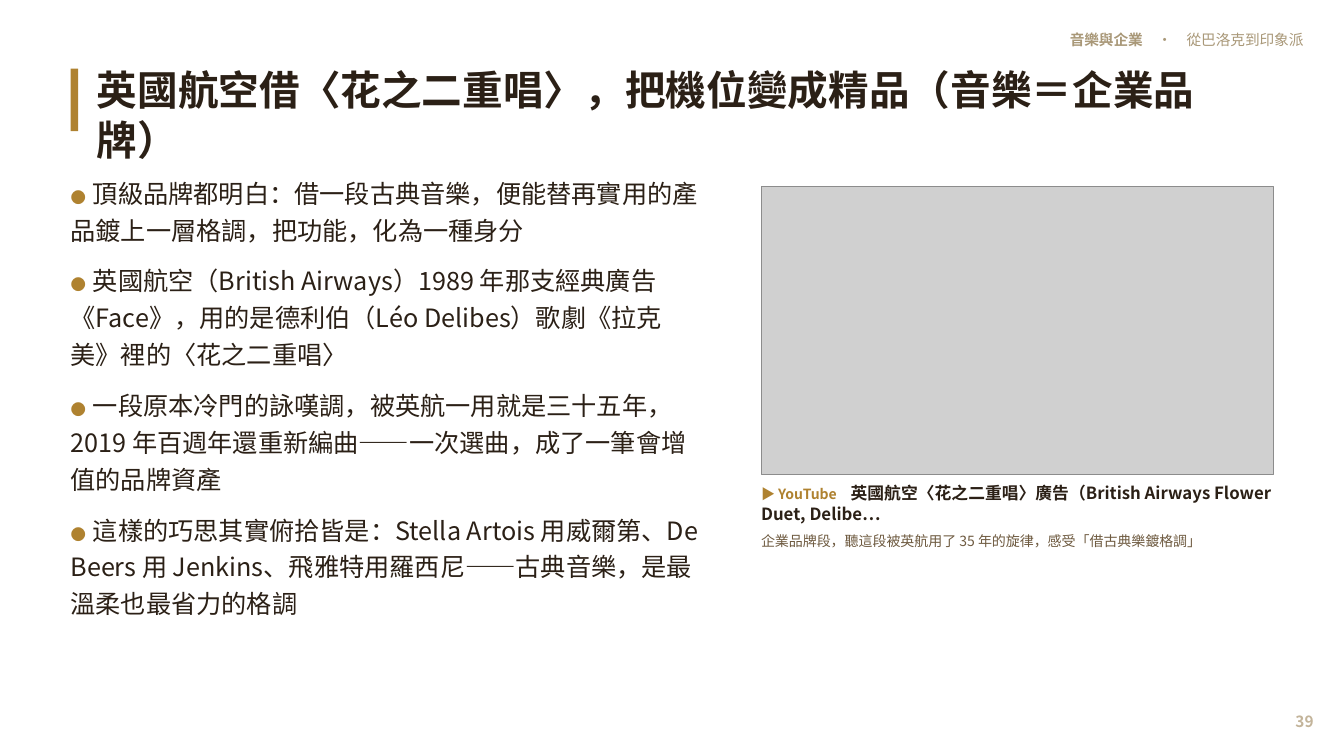
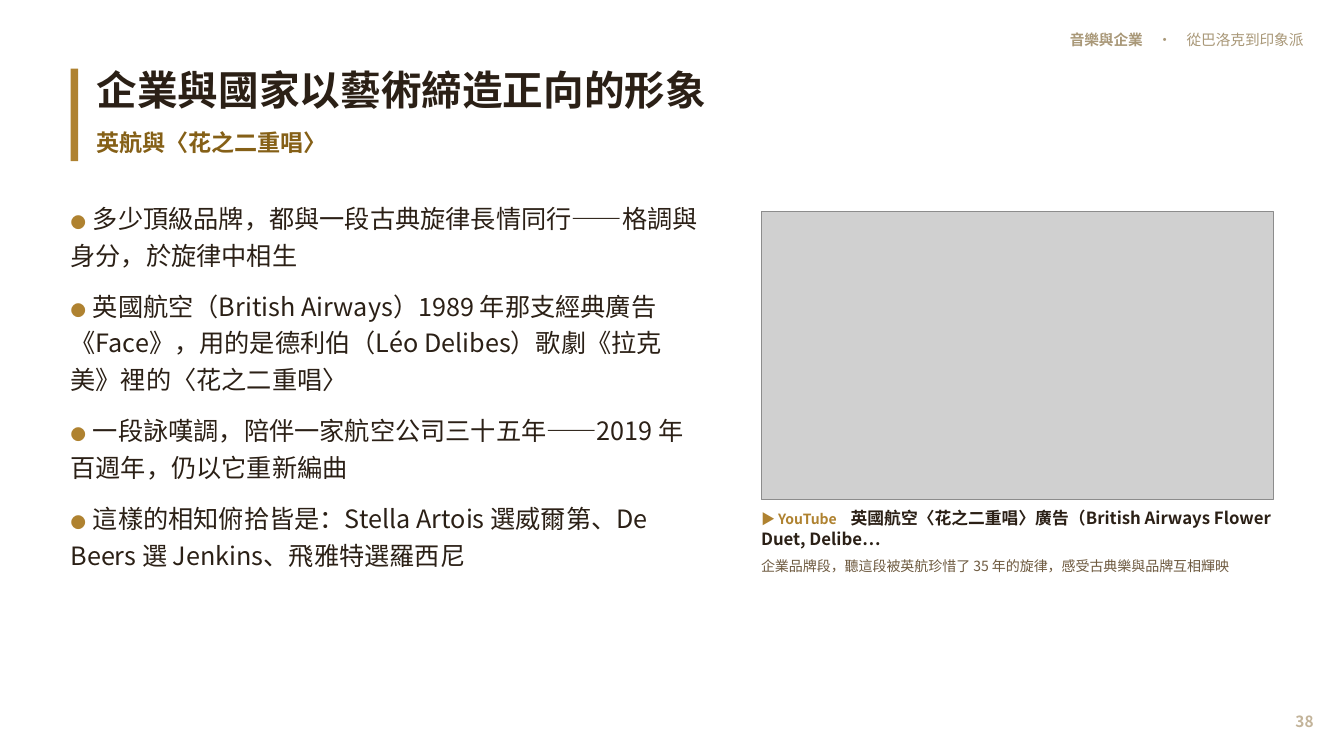
Before and after one commit to kblab2024/music-business-lecture, a slide deck: slide 38 of docs/downloads/音樂與企業-投影片.pptx (slide 39 before the commit). Drawn at 1344x756 pixels with LibreOffice and Linux fonts; fonts in the diff are those of the drawing; grey boxes stand for pictures. Boxes give left, top, right and bottom in pixels: in the first picture for what was removed or moved away, otherwise in the second. Text is boxed around its words. In the diff, an @@ line names an element or a change of style, - is before the commit and + after.

```diff
--- a/docs/downloads/音樂與企業-投影片.pptx
+++ b/docs/downloads/音樂與企業-投影片.pptx
@@ rectangle: place and size @@
-rectangle at [71,69,78,131]
+rectangle at [71,69,78,161]
@@ text at [97,70,706,153]: text changed @@
-英國航空借〈花之二重唱〉，把機位變成精品（音樂＝企業品牌）
+企業與國家以藝術締造正向的形象
+英航與〈花之二重唱〉
@@ text at [71,206,698,268]: text changed @@
-● 頂級品牌都明白：借一段古典音樂，便能替再實用的產品鍍上一層格調，把功能，化為一種身分
+● 多少頂級品牌，都與一段古典旋律長情同行——格調與身分，於旋律中相生
@@ text "● 多少頂級品牌，都與一段古典旋律長情同行——格調與身分，於旋律中相生": place and size @@
-text "● 多少頂級品牌，都與一段古典旋律長情同行——格調與身分，於旋律中相生" at [71,181,698,615]
+text "● 多少頂級品牌，都與一段古典旋律長情同行——格調與身分，於旋律中相生" at [71,206,698,567]
@@ picture: place and size @@
-picture at [761,187,1273,475]
+picture at [761,212,1273,500]
@@ text at [71,418,684,567]: text changed @@
-● 一段原本冷門的詠嘆調，被英航一用就是三十五年，2019 年百週年還重新編曲——一次選曲，成了一筆會增值的品牌資產
-● 這樣的巧思其實俯拾皆是：Stella Artois 用威爾第、De Beers 用 Jenkins、飛雅特用羅西尼——古典音樂，是最溫柔也最省力的格調
+● 一段詠嘆調，陪伴一家航空公司三十五年——2019 年百週年，仍以它重新編曲
+● 這樣的相知俯拾皆是：Stella Artois 選威爾第、De Beers 選 Jenkins、飛雅特選羅西尼
@@ text "▶ YouTube 英國航空〈花之二重唱〉廣告（British Airways Flower ...": place and size @@
-text "▶ YouTube 英國航空〈花之二重唱〉廣告（British Airways Flower ..." at [761,484,1271,547]
+text "▶ YouTube 英國航空〈花之二重唱〉廣告（British Airways Flower ..." at [761,509,1271,572]
@@ text at [761,559,1229,572]: text changed @@
-企業品牌段，聽這段被英航用了 35 年的旋律，感受「借古典樂鍍格調」
+企業品牌段，聽這段被英航珍惜了 35 年的旋律，感受古典樂與品牌互相輝映
```
Also in this commit, not shown: 52 other slides changed, 3 slides added, 4 slides removed, 9 other files.
